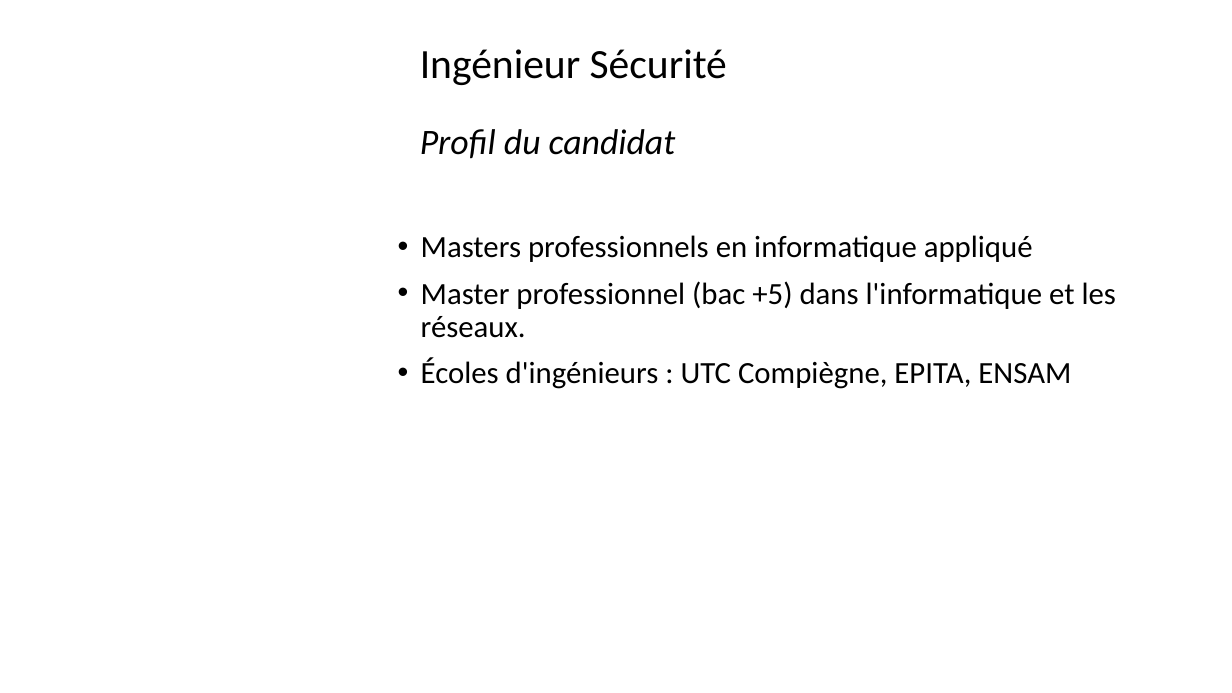
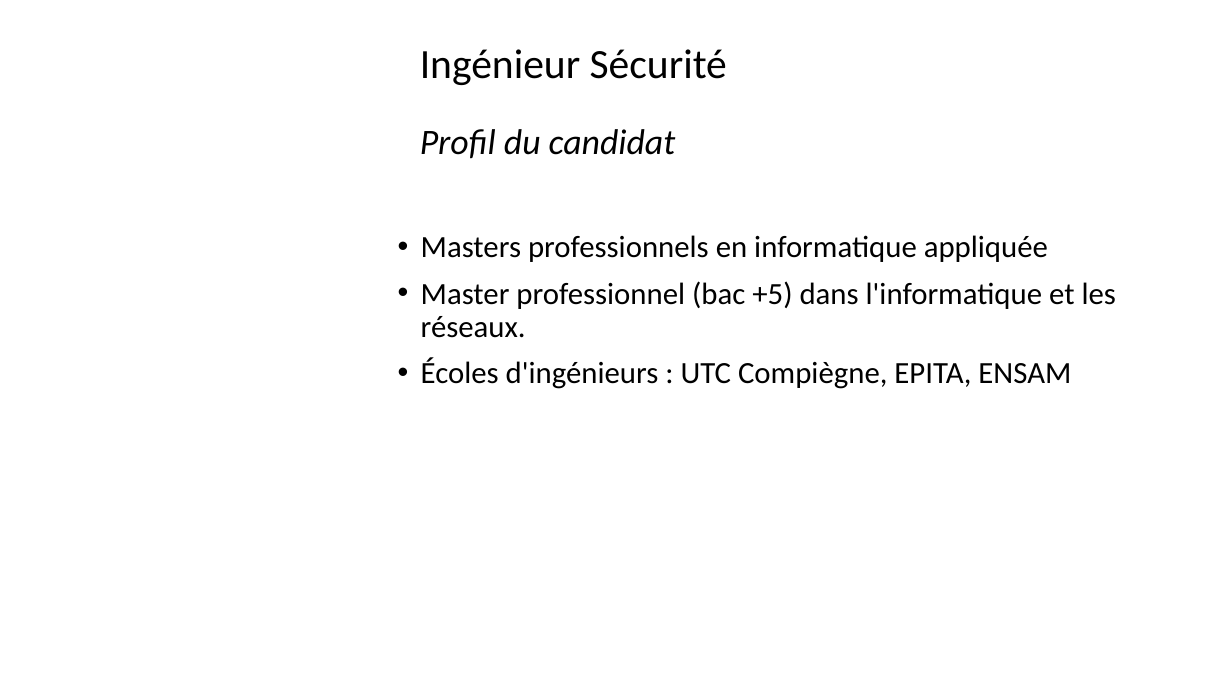
Before and after one commit to Solifred38/cv, a slide deck: slide 41 of Profils_jobs_it.pptx (slide 42 before the commit). Drawn at 1232x693 pixels with LibreOffice and Linux fonts; fonts in the diff are those of the drawing; background and template pictures are left out. Boxes give left, top, right and bottom in pixels: in the first picture for what was removed or moved away, otherwise in the second. Text is boxed around its words. In the diff, an @@ line names an element or a change of style, - is before the commit and + after.

```diff
--- a/Profils_jobs_it.pptx
+++ b/Profils_jobs_it.pptx
@@ text at (x1=421, y1=235, x2=1048, y2=262): text changed @@
-• Masters professionnels en informatique appliqué
+• Masters professionnels en informatique appliquée
```
Also in this commit, not shown: 13 other slides changed, 1 slide removed.
